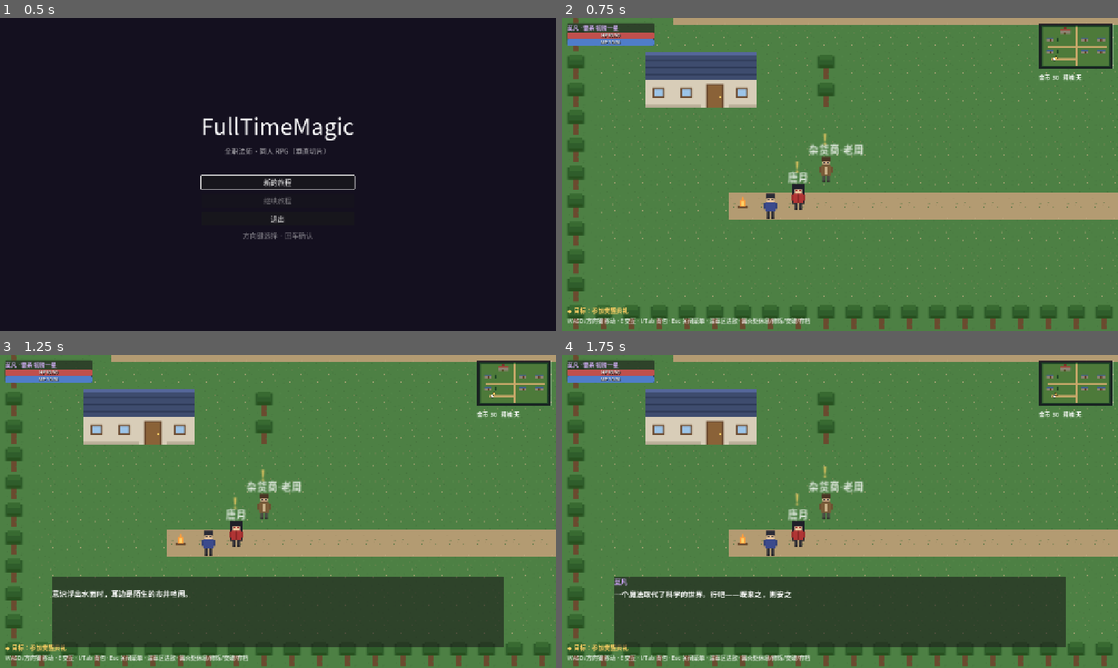
Above: before the commit, frames 1-4 (two rows, left to right).
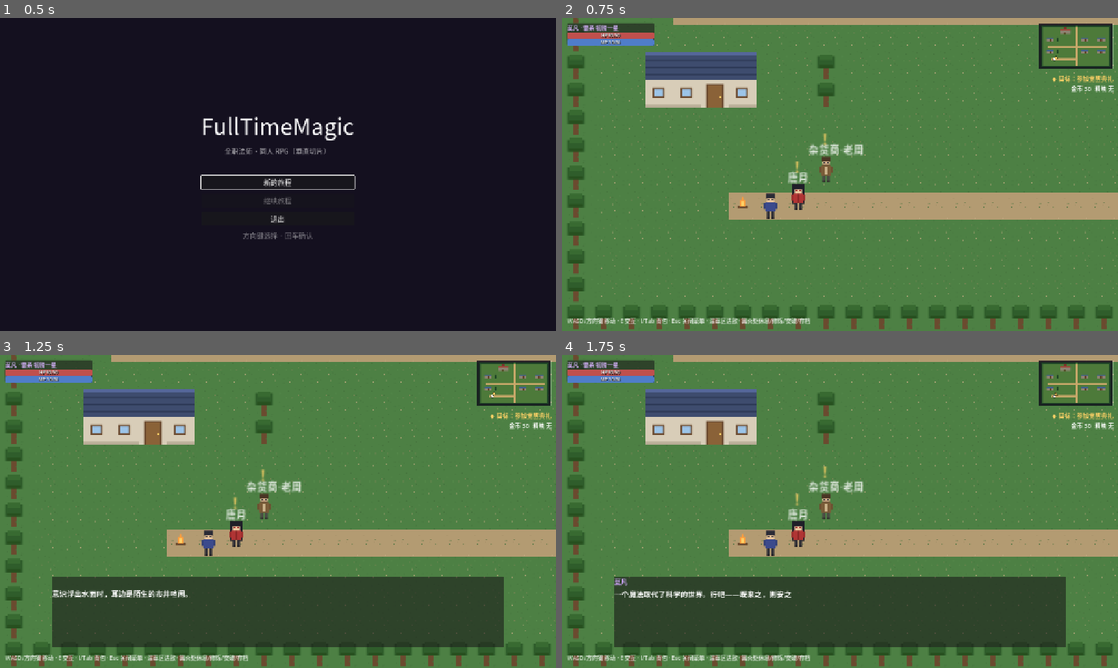
Above: after the commit, the same moments.

Repository: Lydocan/FullTimeMagic
Game: Godot game, scene res://src/main/main.tscn
The game is run twice, just before and just after one commit, with the same random seed, the same clock (stepped at 60 frames per second) and the same inputs.
Inputs (mouse positions are in pixels of both pictures, inside the frame that each line leads up to):
- Up to frame 1 (0.5 s): no input
- Up to frame 2 (0.75 s): click "新的旅程" at 0.5 s
- Up to frame 3 (1.25 s): no input
- Up to frame 4 (1.75 s): tap Enter (ui_accept) at 1.25, 1.52 s; move the mouse to (962, 495) at 1.27 s; hold D (move_right) from 1.28 s (still down); tap Space (attack) at 1.35 s; click (962, 495) at 1.42 s

Frame 1 is identical in both runs. In frame 2, 0.5% of the frame differs, in the area x 1-100%, y 18-95%; in frame 3, 0.5%; in frame 4, 0.5%.

Commit message:
feat: 目标提示移至小地图下方，与黄三角指引上下联动
- 右上角形成信息列：小地图 → 目标提示（黄字与三角同色呼应）→ 金币/精魄
- 目标提示与金币栏 grow_horizontal=BEGIN 右缘锁定，长文本向左展开不出屏
- 左下角原目标位置清空，仅保留操作提示行

Co-Authored-By: Claude <noreply@anthropic.com>

Diff:
--- a/src/world/map_base.gd
+++ b/src/world/map_base.gd
@@ -424,23 +424,26 @@
 	_hud.add_child(mm)
 	mm.position = Vector2(vw - mm.size.x - 12, 12)
 
+	# 右上信息列：小地图 → 目标提示（与黄三角同色联动）→ 金币/精魄，右缘对齐
+	_objective_label = Label.new()
+	_objective_label.add_theme_font_size_override("font_size", 14)
+	_objective_label.add_theme_color_override("font_color", Color("ffd166"))
+	_objective_label.grow_horizontal = Control.GROW_DIRECTION_BEGIN  # 长文本向左展开，右缘不跑出屏
+	_objective_label.position = Vector2(vw - 12, mm.size.y + 22)
+	_hud.add_child(_objective_label)
+
+	_wealth_label = Label.new()
+	_wealth_label.add_theme_font_size_override("font_size", 13)
+	_wealth_label.grow_horizontal = Control.GROW_DIRECTION_BEGIN
+	_wealth_label.position = Vector2(vw - 12, mm.size.y + 46)
+	_hud.add_child(_wealth_label)
+
 	var hint := Label.new()
 	hint.text = "WASD/方向键 移动 · E 交互 · I/Tab 背包 · Esc 关闭菜单 · 深草区遇敌 · 篝火处休息/修炼/突破/存档"
 	hint.add_theme_font_size_override("font_size", 13)
 	hint.add_theme_color_override("font_color", Color(1, 1, 1, 0.75))
 	hint.position = Vector2(12, get_viewport_rect().size.y - 34)
 	_hud.add_child(hint)
-
-	_objective_label = Label.new()
-	_objective_label.add_theme_font_size_override("font_size", 14)
-	_objective_label.add_theme_color_override("font_color", Color("ffd166"))
-	_objective_label.position = Vector2(12, get_viewport_rect().size.y - 58)
-	_hud.add_child(_objective_label)
-
-	_wealth_label = Label.new()
-	_wealth_label.add_theme_font_size_override("font_size", 13)
-	_wealth_label.position = Vector2(vw - mm.size.x - 12, mm.size.y + 20)
-	_hud.add_child(_wealth_label)
 
 
 ## —— 队员状态块：姓名行 + HP/MP 进度条（条上叠数值） ——
